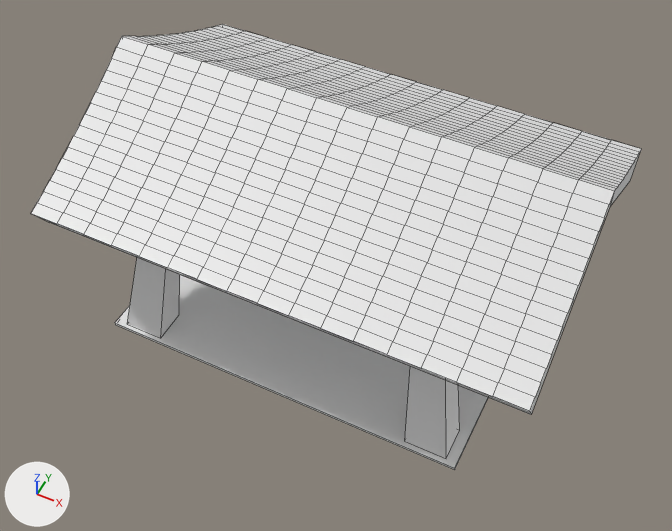
One commit to the FBX model Assets/Models/Environment/SatyrVillage/Buildings/SatyrVillage_Build.fbx: the scene before it, then after it.
Both versions are drawn from a 50 mm camera at (11.9, -24.5, 31.9) aimed at (0.4, -1.4, 3.0). The lights are fixed; the arrows at lower left show +X, +Y and +Z. Mesh edges are drawn as thin lines. Materials are left out; every surface is plain grey. Where no turn or scale is listed for an object, it has been applied to the vertices. Vertices at the same position are counted once.

Objects in the first picture: 'Floor', 'Piillars', 'Roof', 'Roof_Side'.
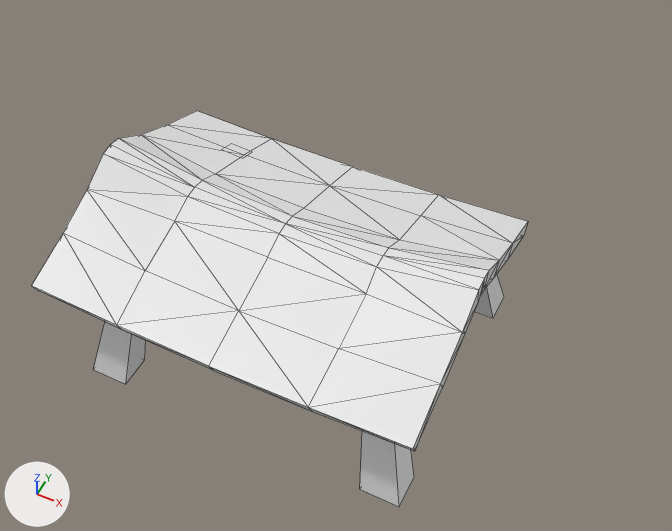
The change, as a diff of the scene's bpy script:
```diff
--- a/Assets/Models/Environment/SatyrVillage/Buildings/SatyrVillage_Build.fbx.py
+++ b/Assets/Models/Environment/SatyrVillage/Buildings/SatyrVillage_Build.fbx.py
@@ me_куб_008 @@
 me_куб_008.from_pydata(...)  # 32 vertices, 24 faces; spans x -7.46..7.49, y -6.13..6.09, z 0.02..7.15
-me_куб_008.vertices[0].co = (-7.46, 4.57, 0.02)
-me_куб_008.vertices[1].co = (-6.2, 3.81, 7.05)
-me_куб_008.vertices[2].co = (-7.46, 6.09, 0.02)
-me_куб_008.vertices[3].co = (-6.2, 4.67, 7.05)
-me_куб_008.vertices[4].co = (-5.66, 4.57, 0.02)
-me_куб_008.vertices[5].co = (-5.07, 3.81, 7.05)
-me_куб_008.vertices[6].co = (-5.66, 6.09, 0.02)
-me_куб_008.vertices[7].co = (-5.07, 4.67, 7.05)
-me_куб_008.vertices[8].co = (-7.41, -6.13, 0.05)  # pixel (127, 324)
-me_куб_008.vertices[9].co = (-6.18, -4.75, 6.8)
-me_куб_008.vertices[10].co = (-7.41, -4.68, 0.05)
-me_куб_008.vertices[11].co = (-6.18, -3.88, 7.02)
-me_куб_008.vertices[12].co = (-5.68, -6.13, 0.05)  # pixel (160, 338)
-me_куб_008.vertices[13].co = (-5.06, -4.75, 6.8)
-me_куб_008.vertices[14].co = (-5.68, -4.68, 0.05)  # pixel (179, 314)
-me_куб_008.vertices[15].co = (-5.06, -3.88, 7.02)
-me_куб_008.vertices[16].co = (5.73, -6.12, 0.12)  # pixel (404, 441)
-me_куб_008.vertices[17].co = (5.11, -4.75, 6.85)
-me_куб_008.vertices[18].co = (5.73, -4.7, 0.12)
-me_куб_008.vertices[19].co = (5.11, -3.89, 7.13)
-me_куб_008.vertices[20].co = (7.46, -6.12, 0.12)  # pixel (446, 458)
-me_куб_008.vertices[21].co = (6.24, -4.75, 6.85)
-me_куб_008.vertices[22].co = (7.46, -4.7, 0.12)  # pixel (459, 430)
-me_куб_008.vertices[23].co = (6.24, -3.89, 7.13)
-me_куб_008.vertices[24].co = (5.73, 4.58, 0.04)
-me_куб_008.vertices[25].co = (5.11, 3.79, 7.01)
-me_куб_008.vertices[26].co = (5.73, 6.03, 0.04)
-me_куб_008.vertices[27].co = (5.11, 4.65, 7.01)
-me_куб_008.vertices[28].co = (7.49, 4.58, 0.05)
-me_куб_008.vertices[29].co = (6.25, 3.79, 7.15)
-me_куб_008.vertices[30].co = (7.49, 6.03, 0.05)
-me_куб_008.vertices[31].co = (6.25, 4.65, 7.01)
+# me_куб_008 part 1
+me_куб_008.vertices[0].co = (-1.3, -1.39, -1.0)
+me_куб_008.vertices[1].co = (0.88, -2.84, 0.6)  # pixel (221, 149)
+me_куб_008.vertices[2].co = (-1.3, 1.3, -1.0)
+me_куб_008.vertices[3].co = (0.88, -1.25, 0.52)  # pixel (231, 143)
+me_куб_008.vertices[4].co = (1.81, -1.39, -1.0)
+me_куб_008.vertices[5].co = (2.89, -2.84, 0.58)  # pixel (242, 158)
+me_куб_008.vertices[6].co = (1.81, 1.3, -1.0)
+me_куб_008.vertices[7].co = (2.89, -1.25, 0.5)  # pixel (252, 151)
+me_куб_008.vertices[8].co = (-1.31, -21.1, -1.0)  # pixel (93, 369)
+me_куб_008.vertices[9].co = (0.9, -18.56, 0.47)
+me_куб_008.vertices[10].co = (-1.31, -18.38, -1.0)
+me_куб_008.vertices[11].co = (0.9, -16.96, 0.56)
+me_куб_008.vertices[12].co = (1.81, -21.1, -1.0)  # pixel (125, 384)
+me_куб_008.vertices[13].co = (2.92, -18.56, 0.45)
+me_куб_008.vertices[14].co = (1.81, -18.38, -1.0)  # pixel (144, 359)
+me_куб_008.vertices[15].co = (2.92, -16.96, 0.54)
+# me_куб_008 part 2
+me_куб_008.vertices[16].co = (22.24, -21.1, -1.0)  # pixel (359, 489)
+me_куб_008.vertices[17].co = (21.14, -18.56, 0.48)
+me_куб_008.vertices[18].co = (22.24, -18.38, -1.0)
+me_куб_008.vertices[19].co = (21.14, -16.96, 0.56)
+me_куб_008.vertices[20].co = (25.36, -21.1, -1.0)  # pixel (399, 506)
+me_куб_008.vertices[21].co = (23.18, -18.56, 0.5)
+me_куб_008.vertices[22].co = (25.36, -18.38, -1.0)  # pixel (414, 477)
+me_куб_008.vertices[23].co = (23.18, -16.96, 0.58)
+me_куб_008.vertices[24].co = (22.25, -1.39, -1.0)
+me_куб_008.vertices[25].co = (21.14, -2.84, 0.59)
+me_куб_008.vertices[26].co = (22.25, 1.3, -1.0)
+me_куб_008.vertices[27].co = (21.14, -1.25, 0.5)
+me_куб_008.vertices[28].co = (25.4, -1.39, -1.0)  # pixel (493, 318)
+me_куб_008.vertices[29].co = (23.19, -2.85, 0.62)
+me_куб_008.vertices[30].co = (25.4, 1.3, -1.0)  # pixel (504, 296)
+me_куб_008.vertices[31].co = (23.19, -1.25, 0.52)
@@ ob_piillars @@
 ob_piillars = bpy.data.objects.new('Piillars', me_куб_008)
-ob_piillars.location = (0.0, 0.0, 0.0)
+ob_piillars.location = (-7.84, 3.78, 1.4)
+ob_piillars.scale = (0.558, 0.543, 3.51)
@@ ob_floor @@
-ob_floor = bpy.data.objects.new('Floor', me_куб)
@@ ob_roof_inside @@
-ob_roof_inside = bpy.data.objects.new('Roof_Inside', me_куб_003)
@@ ob_roof @@
-ob_roof = bpy.data.objects.new('Roof', me_куб_001)
@@ ob_roof_side @@
-ob_roof_side = bpy.data.objects.new('Roof_Side', me_куб_002)
@@ ob_roof_001 @@
+ob_roof_001 = bpy.data.objects.new('Roof.001', me_меш_976)  # 78 vertices, 135 faces; spans x -11.9..5.2, y -10.0..2.7, z 3.2..6.8
+ob_roof_001.location = (1.43, 2.18, -1.31)
```

Boxes [x1, y1, x2, y2] around the edits, measured in the pictures (672 x 531 px; the box of a moved part takes in the faces that stretch with it):
'Roof', deleted
    before: [31, 24, 641, 411]
'Roof.001', added
    after: [32, 111, 528, 451]
'Floor', deleted
    before: [115, 275, 488, 470]
'Piillars', reshaped, moved, rescaled
    before: [127, 258, 460, 458]
    after: [93, 274, 504, 506]
'Roof_Side', deleted
    before: [37, 24, 641, 415]
part 1 of me_куб_008, moved or reshaped
    before: [127, 258, 180, 338]
    after: [93, 322, 146, 384]
part 2 of me_куб_008, moved or reshaped
    before: [405, 367, 460, 458]
    after: [360, 274, 504, 506]
